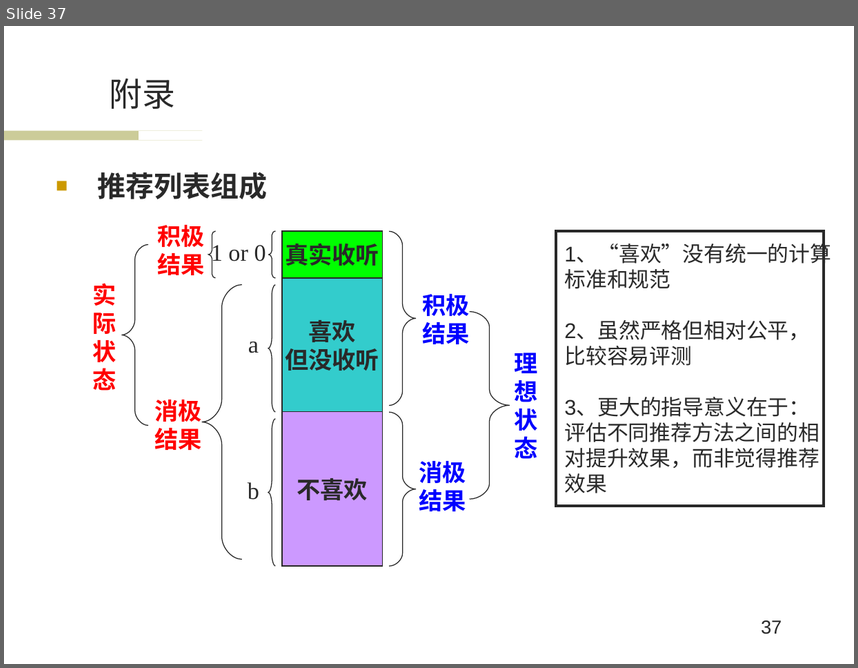
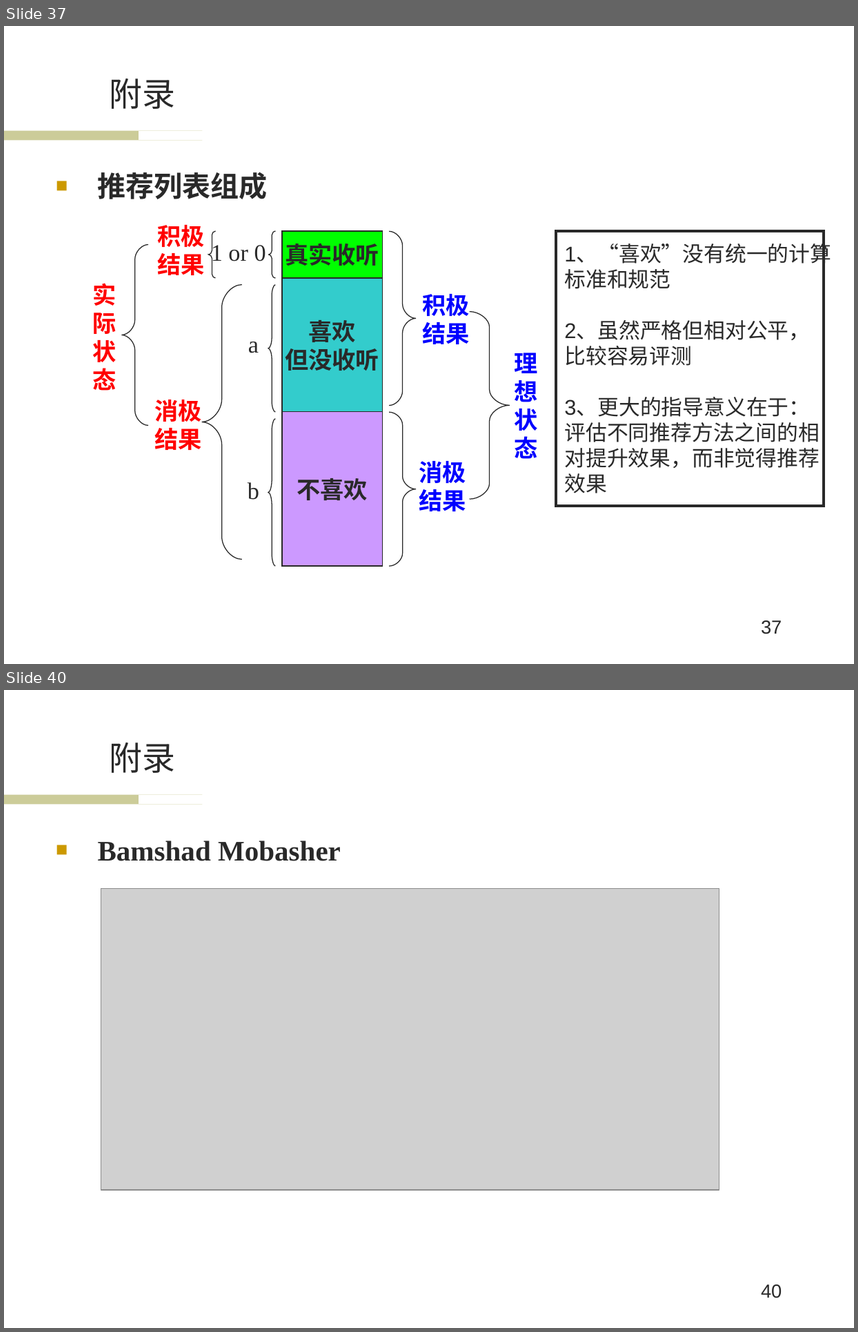
Before and after one commit to wwssttt/NJUThesis, a slide deck: 答辩准备/一种基于时间序列分析的个性化音乐推荐系统及其实现.ppt. Shown one above the other, each under a label of ours: slide 37 before the commit, slides 37 and 40 after it; the slides between them are not shown. The pictures are 858x668 and 858x1332 pixels, drawn with LibreOffice and Linux fonts; fonts in the diff are those of the drawing; grey boxes stand for pictures; background and template pictures are left out. Boxes give left, top, right and bottom in pixels: in the first picture for what was removed or moved away, otherwise in the second. Text is boxed around its words. In the diff, an @@ line names an element or a change of style, - is before the commit and + after.

```diff
--- a/答辩准备/一种基于时间序列分析的个性化音乐推荐系统及其实现.ppt
+++ b/答辩准备/一种基于时间序列分析的个性化音乐推荐系统及其实现.ppt
@@ slide 40 added at box(4, 690, 854, 1328), background #FFFFFF; not listed: 2 template elements that a slide beside it also shows @@
@@ title added at box(110, 742, 176, 773), 28 pt, text #292929 @@
+附录
@@ text added at box(98, 840, 341, 861), 24 pt, text #292929, bold @@
+■ Bamshad Mobasher
@@ picture added at box(101, 888, 719, 1189) @@
@@ page number added at box(761, 1284, 782, 1298), 16 pt, text #292929 @@
+40
```
Also in this commit, not shown: 2 other slides added, 2 other files.
